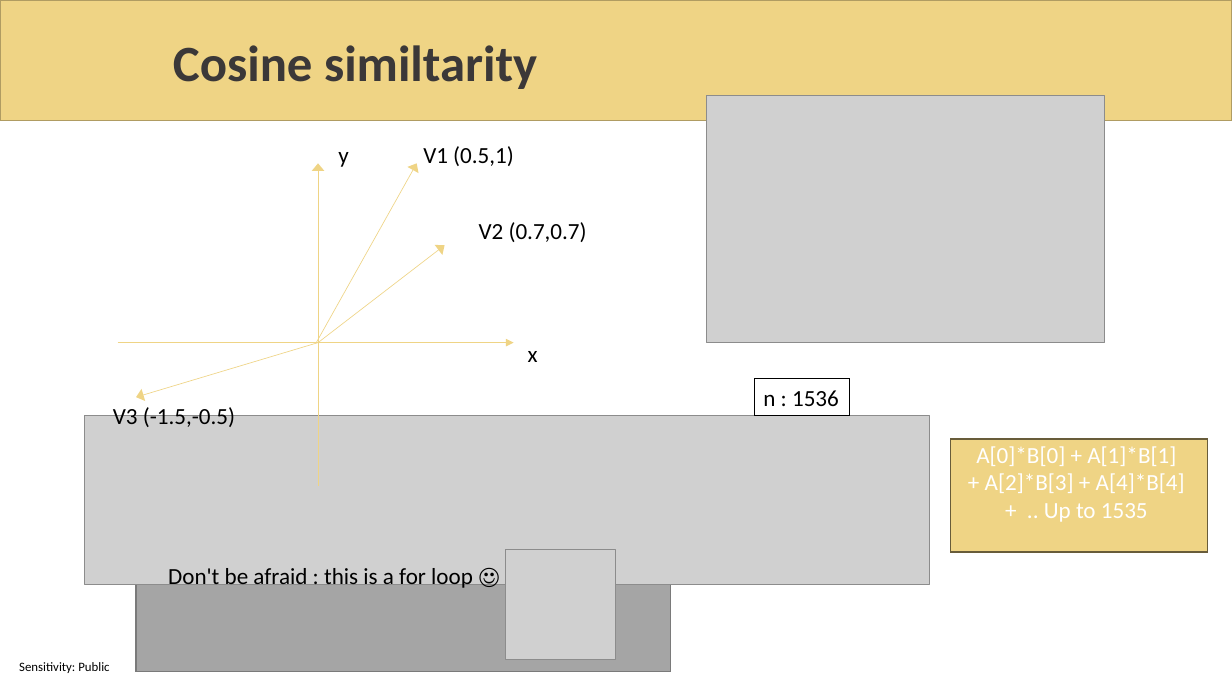
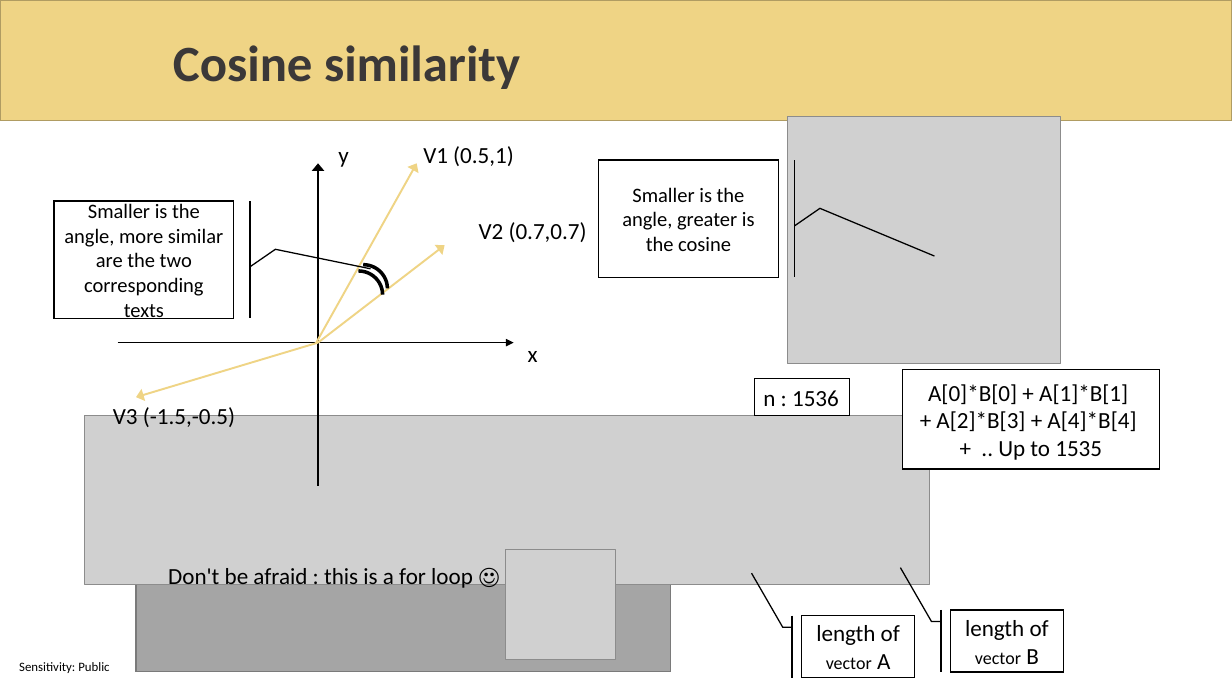
Before and after one commit to sabbadino/AzureDay2023Torino, a slide deck: slide 17 of sessions/room1_15_30/azure-day-ChatBot.pptx (slide 16 before the commit). Drawn at 1232x693 pixels with LibreOffice and Linux fonts; fonts in the diff are those of the drawing; grey boxes stand for pictures; background and template pictures are left out. Boxes give left, top, right and bottom in pixels: in the first picture for what was removed or moved away, otherwise in the second. Text is boxed around its words. In the diff, an @@ line names an element or a change of style, - is before the commit and + after.

```diff
--- a/sessions/room1_15_30/azure-day-ChatBot.pptx
+++ b/sessions/room1_15_30/azure-day-ChatBot.pptx
@@ title at [173,45,520,89]: text changed @@
-Cosine similtarity
+Cosine similarity
@@ picture: place and size @@
-picture at [707,96,1105,343]
+picture at [787,116,1061,364]
@@ arrow (417, 164) - (316, 344): stroke #EFD485 0.5 pt to #EFD485 1.5 pt @@
@@ arrow (318, 164) - (318, 486): stroke #EFD485 0.5 pt to #000000 1.25 pt @@
@@ accent border callout added at [599,160,779,277], fill #FFFFFF, outline #000000 1 pt, 16 pt, text #000000 @@
+Smaller is the angle, greater is the cosine
@@ accent border callout added at [54,201,234,319], fill #FFFFFF, outline #000000 1 pt, 16 pt, text #000000 @@
+Smaller is the angle, more similar are the two corresponding texts
@@ arrow (445, 245) - (318, 343): stroke #EFD485 0.5 pt to #EFD485 1.5 pt @@
@@ arc (boxed as its full ellipse) added at [339,264,387,311], outline #000000 2.75 pt @@
@@ arc (boxed as its full ellipse) added at [335,271,383,318], outline #000000 2.75 pt @@
@@ arrow (117, 343) - (514, 343): stroke #EFD485 0.5 pt to #000000 1.25 pt @@
@@ arrow (136, 397) - (318, 343): stroke #EFD485 0.5 pt to #EFD485 1.5 pt @@
@@ rectangle "A[0]*B[0] + A[1]*B[1] + A[2]*B[3] ...": place and size @@
-rectangle "A[0]*B[0] + A[1]*B[1] + A[2]*B[3] ..." at [951,439,1209,552]
+rectangle "A[0]*B[0] + A[1]*B[1] + A[2]*B[3] ..." at [902,370,1160,469]
@@ rectangle "A[0]*B[0] + A[1]*B[1] + A[2]*B[3] ..." at [902,370,1160,469]: text colour #FFFFFF to #000000; fill #EFD485 to #FFFFFF; outline #695D3A 1 pt to #000000 1 pt @@
@@ accent border callout added at [802,616,916,677], fill #FFFFFF, outline #000000 1 pt, 18 pt, text #000000 @@
+length of vector A
@@ accent border callout added at [951,610,1065,672], fill #FFFFFF, outline #000000 1 pt, 18 pt, text #000000 @@
+length of vector B
```
Also in this commit, not shown: 7 other slides changed, 3 slides added, 1 slide removed, 2 other files.
